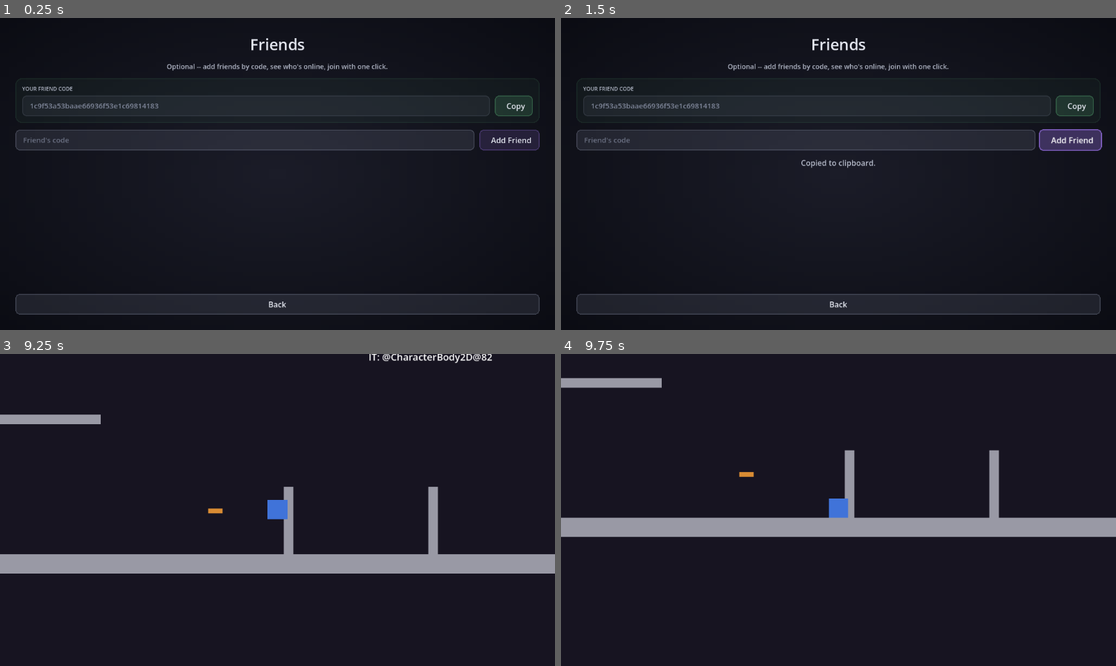
Above: before the commit, frames 1-4 (two rows, left to right).
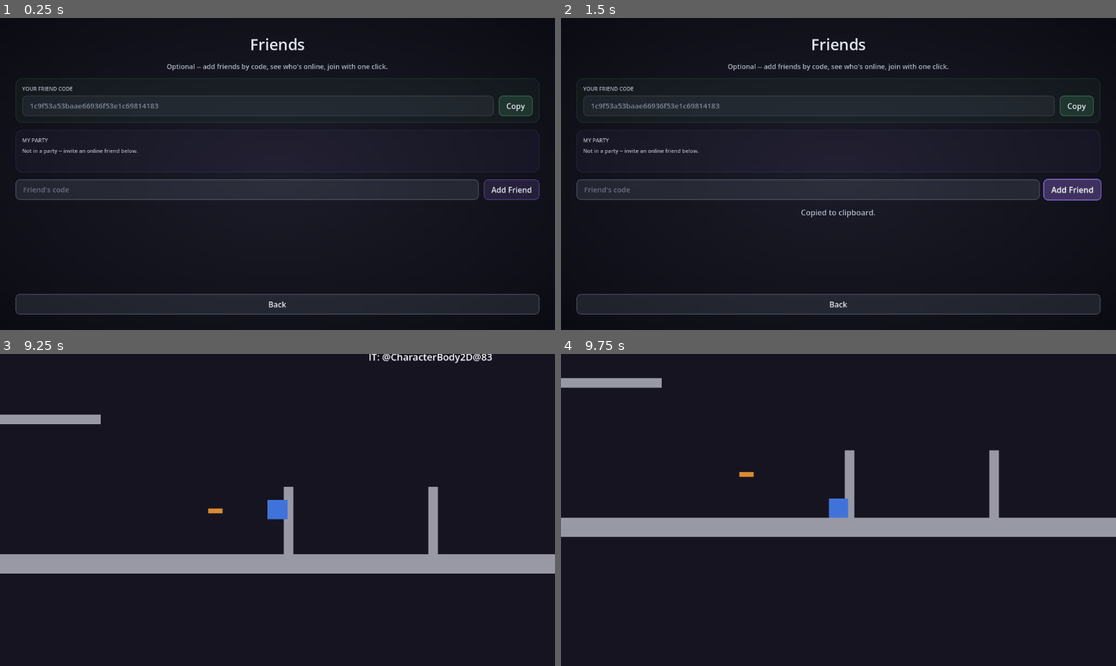
Above: after the commit, the same moments.

Repository: SumDumIdiut/tag
Game: Godot game, scene res://main/friends_menu.tscn
Same seed, same stepped clock (60 frames per second), same inputs: the game is played once before the commit and once after it. This scene is started directly instead of the project's main scene.
Inputs (mouse positions are in pixels of both pictures, inside the frame that each line leads up to):
- Up to frame 1 (0.25 s): no input
- Up to frame 2 (1.5 s): click "Copy" at 0.5 s; click "Add Friend" at 1.25 s
- Up to frame 3 (9.25 s): click "Back" at 2 s; click "LOCAL" at 2.75 s; click "Play Tag" at 3.5 s; tap Enter at 4.25 s; move the mouse to (399, 494) at 4.27 s; hold D (move_right) 4.28-5 s; hold Space (jump) 4.28-5 s; tap J (dash) at 4.35 s; click (399, 494) at 4.42 s; drag from (166, 525) to (249, 572) at 5.02 s; move the mouse to (333, 441) at 5.77 s; hold A (move_left) 5.78-6.5 s; hold K (climb) 5.78-6.5 s; click (333, 441) at 5.92 s; tap Space (jump) at 6.05, 7.25 s; drag from (249, 572) to (111, 463) at 6.52 s; move the mouse to (444, 556) at 7.27 s; hold D (move_right) 7.28-8 s; hold Space (jump) 7.28-8 s; tap Delete at 7.35 s; click (444, 556) at 7.42 s; drag from (111, 463) to (194, 432) at 8.02 s; move the mouse to (305, 510) at 8.77 s; hold D (move_right) from 8.78 s (still down); hold Space (jump) from 8.78 s (still down); click (305, 510) at 8.92 s
- Up to frame 4 (9.75 s): release D (move_right) at 9.5 s; release Space (jump) at 9.5 s; drag from (755, 432) to (727, 525) at 9.52 s

The runs differ from the first frame. In frame 1, 2.6% of the frame differs, in the area x 2-98%, y 24-59%; in frame 2, 3.5%, in the area x 2-98%, y 24-64%; in frame 3, less than 0.1%; in frame 4, nothing differs.

Commit message:
PartyManager autoload + party UI: invite, accept/decline, leave, kick
New always-on client-side counterpart to the relay's party backend from
the previous commit -- mirrors RelayClient's own low-level WebSocketPeer
+ manual poll()/reconnect-timer pattern, connected once at boot so an
invite can be handled from anywhere in the online menus, not just while
sitting on the Friends screen (the incoming-invite popup is built and
owned by the autoload itself for exactly that reason).

Friends screen gets a "My Party" panel (members, Leader/You tags, Kick
for the leader, Leave Party for anyone) and an Invite button per online
friend not already in your party. Text only, no icons -- also dropped
the two pre-existing icon calls on this same screen's Copy/Add Friend
buttons for consistency, since this feature is meant to be icon-free
throughout.

Verified against a local relay instance: a synthetic "friend" played by
a raw WebSocketPeer in the test script proves the real PartyManager
autoload correctly invites, receives the accept broadcast (current_party
lands with the right 2 members), and receives kick delivery -- plus a
real screenshot of the rendered party panel.

Diff:
--- a/game/main/friends_menu.gd
+++ b/game/main/friends_menu.gd
@@ -18,11 +18,16 @@
 var _list_box: VBoxContainer
 var _refresh_timer: Timer
 var _cancelled := false
+var _party_box: VBoxContainer
+var _party_status_label: Label
+var _last_friends: Array = []
 
 func _ready() -> void:
 	UIStyle.add_background(self, "friends_menu")
 	NetworkManager.connected_to_server.connect(_on_connected)
 	NetworkManager.connection_failed.connect(_on_connection_failed)
+	PartyManager.party_updated.connect(_on_party_updated)
+	PartyManager.party_error.connect(_on_party_error)
 
 	var vbox := VBoxContainer.new()
 	vbox.set_anchors_and_offsets_preset(Control.PRESET_FULL_RECT, Control.PRESET_MODE_MINSIZE, 32)
@@ -49,14 +54,30 @@
 	UIStyle.style_line_edit(code_edit)
 	code_row.add_child(code_edit)
 	var copy_btn := Button.new()
-	copy_btn.text = "  Copy"
+	copy_btn.text = "Copy"
 	UIStyle.style_button(copy_btn, ACCENT, 8)
-	UIStyle.prefix_icon(copy_btn, "copy", ACCENT)
 	copy_btn.pressed.connect(func():
 		DisplayServer.clipboard_set(PlayerIdentity.client_id)
 		_status_label.text = "Copied to clipboard."
 	)
 	code_row.add_child(copy_btn)
+
+	var party_panel := PanelContainer.new()
+	party_panel.add_theme_stylebox_override("panel", UIStyle.panel_box(UIStyle.COLOR_ACCENT))
+	vbox.add_child(party_panel)
+	var party_outer := VBoxContainer.new()
+	party_outer.add_theme_constant_override("separation", 6)
+	party_panel.add_child(party_outer)
+	party_outer.add_child(_dim_label("MY PARTY"))
+	_party_box = VBoxContainer.new()
+	_party_box.add_theme_constant_override("separation", 4)
+	party_outer.add_child(_party_box)
+	_party_status_label = Label.new()
+	_party_status_label.horizontal_alignment = HORIZONTAL_ALIGNMENT_CENTER
+	_party_status_label.add_theme_font_size_override("font_size", 12)
+	_party_status_label.add_theme_color_override("font_color", Color(0.85, 0.4, 0.4))
+	party_outer.add_child(_party_status_label)
+	_render_party()
 
 	var add_row := HBoxContainer.new()
 	add_row.add_theme_constant_override("separation", 10)
@@ -67,9 +88,8 @@
 	UIStyle.style_line_edit(_add_edit)
 	add_row.add_child(_add_edit)
 	var add_btn := Button.new()
-	add_btn.text = "  Add Friend"
+	add_btn.text = "Add Friend"
 	UIStyle.style_button(add_btn, UIStyle.COLOR_ACCENT, 8)
-	UIStyle.prefix_icon(add_btn, "heart", UIStyle.COLOR_ACCENT)
 	add_btn.pressed.connect(_on_add_pressed)
 	add_row.add_child(add_btn)
 
@@ -107,6 +127,64 @@
 	l.add_theme_font_size_override("font_size", 11)
 	l.add_theme_color_override("font_color", Color(0.7, 0.72, 0.78))
 	return l
+
+func _on_party_updated(_party: Dictionary) -> void:
+	_render_party()
+	_render_friends(_last_friends) # re-render so Invite buttons reflect current membership
+
+func _on_party_error(reason: String) -> void:
+	var messages := {
+		"not_friend": "You can only invite a friend.",
+		"offline": "That friend isn't online right now.",
+		"party_full": "Your party is full (16 max).",
+	}
+	_party_status_label.text = messages.get(reason, "Couldn't do that.")
+
+func _render_party() -> void:
+	for child in _party_box.get_children():
+		_party_box.remove_child(child)
+		child.queue_free()
+
+	if PartyManager.current_party.is_empty():
+		var empty := _dim_label("Not in a party -- invite an online friend below.")
+		_party_box.add_child(empty)
+		return
+
+	var members: Array = PartyManager.current_party.get("members", [])
+	var leader_id: String = PartyManager.current_party.get("leaderId", "")
+	for member in members:
+		_party_box.add_child(_build_party_member_row(member, leader_id))
+
+	var leave_btn := Button.new()
+	leave_btn.text = "Leave Party"
+	UIStyle.style_button(leave_btn, UIStyle.COLOR_NEUTRAL, 8)
+	leave_btn.pressed.connect(func(): PartyManager.leave_party())
+	_party_box.add_child(leave_btn)
+
+func _build_party_member_row(member: Dictionary, leader_id: String) -> Control:
+	var row := HBoxContainer.new()
+	row.add_theme_constant_override("separation", 8)
+
+	var member_id: String = member.get("clientId", "")
+	var is_me: bool = member_id == PlayerIdentity.client_id
+	var suffix := ""
+	if member_id == leader_id:
+		suffix += "  (Leader)"
+	if is_me:
+		suffix += "  (You)"
+	var name_label := Label.new()
+	name_label.text = "%s%s" % [member.get("username", "Player"), suffix]
+	name_label.size_flags_horizontal = Control.SIZE_EXPAND_FILL
+	row.add_child(name_label)
+
+	if PartyManager.is_leader() and not is_me:
+		var kick_btn := Button.new()
+		kick_btn.text = "Kick"
+		UIStyle.style_button(kick_btn, UIStyle.COLOR_RANKED, 8)
+		kick_btn.pressed.connect(func(): PartyManager.kick(member_id))
+		row.add_child(kick_btn)
+
+	return row
 
 func _on_add_pressed() -> void:
 	var code := _add_edit.text.strip_edges()
@@ -146,6 +224,7 @@
 		var parsed = JSON.parse_string(body.get_string_from_utf8())
 		if typeof(parsed) != TYPE_ARRAY:
 			return
+		_last_friends = parsed
 		_render_friends(parsed)
 	)
 	req.request("%s/%s" % [FRIENDS_API_BASE, PlayerIdentity.client_id])
@@ -197,7 +276,26 @@
 		join_btn.pressed.connect(_on_join_pressed.bind(entry.get("serverId", "")))
 		row.add_child(join_btn)
 
+		var friend_id: String = str(entry.get("clientId", ""))
+		if not _is_in_my_party(friend_id) and PartyManager.party_size() < 16:
+			var invite_btn := Button.new()
+			invite_btn.text = "Invite"
+			UIStyle.style_button(invite_btn, UIStyle.COLOR_ACCENT, 8)
+			invite_btn.pressed.connect(func():
+				PartyManager.invite(friend_id)
+				_party_status_label.text = ""
+			)
+			row.add_child(invite_btn)
+
 	return panel
+
+func _is_in_my_party(client_id: String) -> bool:
+	if PartyManager.current_party.is_empty():
+		return false
+	for member in PartyManager.current_party.get("members", []):
+		if member.get("clientId", "") == client_id:
+			return true
+	return false
 
 func _on_join_pressed(server_id: String) -> void:
 	if server_id.is_empty():
--- /dev/null
+++ b/game/net/party_manager.gd
@@ -0,0 +1,210 @@
+extends Node
+
+# Owns the one persistent connection a player's own client keeps to the
+# relay for live party state -- distinct from NetworkManager, which only
+# ever talks to whichever process is acting as a game server. Connects once
+# at boot and stays connected for as long as the game runs, independent of
+# whether you're in a match, a lobby, or just sitting in the menus (a party
+# invite can arrive from anywhere). Mirrors RelayClient's own low-level
+# WebSocketPeer + manual poll()/reconnect-timer pattern -- see that file for
+# why (this project's established way of talking to the relay over a raw
+# socket, not a helper class already built to share).
+
+signal party_updated(party: Dictionary)
+signal invite_received(party_id: String, from_client_id: String, from_username: String)
+signal invite_declined(target_username: String)
+signal kicked
+signal connect_now(server_address: String, mode: String, playlist: String)
+signal party_error(reason: String)
+
+const UIStyle := preload("res://ui/ui_style.gd")
+const PARTY_RELAY_URL_BASE := "wss://codecade.co.za/tag/relay/party/"
+const RECONNECT_DELAY_SEC := 5.0
+
+## {} means no real party (just yourself) -- party_size() below treats that
+## as size 1 rather than 0, so "is my party bigger than N" checks read
+## naturally without every caller special-casing the empty case.
+var current_party: Dictionary = {}
+
+var _socket: WebSocketPeer = null
+var _identified := false
+var _reconnect_timer: Timer
+
+# Invite popups are owned here rather than by whatever screen happens to be
+# open -- an invite can land while you're anywhere in the online menus, not
+# just on the Friends screen, and this autoload is the one thing guaranteed
+# to be alive regardless of scene. Queued one at a time rather than stacked,
+# since two overlapping popups fighting for the same screen space would be
+# more confusing than useful.
+var _pending_invites: Array[Dictionary] = []
+var _invite_popup: CanvasLayer = null
+
+func _ready() -> void:
+	_reconnect_timer = Timer.new()
+	_reconnect_timer.wait_time = RECONNECT_DELAY_SEC
+	_reconnect_timer.one_shot = true
+	_reconnect_timer.timeout.connect(_connect)
+	add_child(_reconnect_timer)
+	invite_received.connect(_on_invite_received)
+	_connect()
+
+func party_size() -> int:
+	if current_party.is_empty():
+		return 1
+	return current_party.get("members", []).size()
+
+func is_leader() -> bool:
+	return not current_party.is_empty() and current_party.get("leaderId", "") == PlayerIdentity.client_id
+
+func invite(target_client_id: String) -> void:
+	_send({"type": "party_invite", "targetClientId": target_client_id})
+
+func accept_invite(party_id: String) -> void:
+	_send({"type": "party_invite_accept", "partyId": party_id})
+
+func decline_invite(party_id: String) -> void:
+	_send({"type": "party_invite_decline", "partyId": party_id})
+
+func leave_party() -> void:
+	_send({"type": "party_leave"})
+
+func kick(target_client_id: String) -> void:
+	_send({"type": "party_kick", "targetClientId": target_client_id})
+
+## Called by whoever just resolved/hosted the actual game server exactly like
+## a solo player would (see ranked_queue.gd/casual_queue.gd/the private-match
+## flow) -- tells every other party member's client to connect+join the same
+## place. Only meaningful for the leader; the relay silently ignores it
+## otherwise.
+func queue_party(server_address: String, mode: String, playlist: String) -> void:
+	_send({"type": "party_queue_start", "serverAddress": server_address, "mode": mode, "playlist": playlist})
+
+func _connect() -> void:
+	if PlayerIdentity.client_id.is_empty():
+		_reconnect_timer.start()
+		return
+	_socket = WebSocketPeer.new()
+	var err := _socket.connect_to_url(PARTY_RELAY_URL_BASE + PlayerIdentity.client_id)
+	if err != OK:
+		push_warning("PartyManager: failed to start connecting to relay (%s) -- retrying in %ds" % [err, RECONNECT_DELAY_SEC])
+		_socket = null
+		_reconnect_timer.start()
+		return
+	_identified = false
+
+func _process(_delta: float) -> void:
+	if _socket == null:
+		return
+	_socket.poll()
+	var state := _socket.get_ready_state()
+	if state == WebSocketPeer.STATE_OPEN:
+		if not _identified:
+			_identified = true
+			_send({"type": "player_identify", "clientId": PlayerIdentity.client_id, "username": GameSettings.saved_username})
+		while _socket.get_available_packet_count() > 0:
+			_handle_message(_socket.get_packet())
+	elif state == WebSocketPeer.STATE_CLOSED:
+		_socket = null
+		_identified = false
+		# The relay is the only place party membership actually lives --
+		# losing the connection means this client can no longer trust
+		# whatever it last knew, so treat it the same as being kicked rather
+		# than silently keeping a stale party displayed until reconnect.
+		if not current_party.is_empty():
+			current_party = {}
+			party_updated.emit(current_party)
+		_reconnect_timer.start()
+
+func _handle_message(raw: PackedByteArray) -> void:
+	var parsed = JSON.parse_string(raw.get_string_from_utf8())
+	if typeof(parsed) != TYPE_DICTIONARY:
+		return
+	var msg: Dictionary = parsed
+	match msg.get("type", ""):
+		"party_updated":
+			var party_data = msg.get("party")
+			current_party = party_data if typeof(party_data) == TYPE_DICTIONARY else {}
+			party_updated.emit(current_party)
+		"party_invite_received":
+			invite_received.emit(str(msg.get("partyId", "")), str(msg.get("fromClientId", "")), str(msg.get("fromUsername", "")))
+		"party_invite_declined":
+			invite_declined.emit(str(msg.get("targetUsername", "")))
+		"party_kicked":
+			current_party = {}
+			kicked.emit()
+		"party_connect_now":
+			connect_now.emit(str(msg.get("serverAddress", "")), str(msg.get("mode", "")), str(msg.get("playlist", "")))
+		"party_error":
+			party_error.emit(str(msg.get("reason", "")))
+
+func _send(data: Dictionary) -> void:
+	if _socket != null and _socket.get_ready_state() == WebSocketPeer.STATE_OPEN:
+		_socket.send_text(JSON.stringify(data))
+
+func _on_invite_received(party_id: String, from_client_id: String, from_username: String) -> void:
+	_pending_invites.append({"party_id": party_id, "from_client_id": from_client_id, "from_username": from_username})
+	_show_next_invite()
+
+func _show_next_invite() -> void:
+	if _invite_popup != null or _pending_invites.is_empty():
+		return
+	var invite: Dictionary = _pending_invites.pop_front()
+
+	var layer := CanvasLayer.new()
+	layer.layer = 100
+	get_tree().root.add_child(layer)
+
+	var dim := ColorRect.new()
+	dim.color = Color(0, 0, 0, 0.55)
+	dim.set_anchors_and_offsets_preset(Control.PRESET_FULL_RECT)
+	dim.mouse_filter = Control.MOUSE_FILTER_STOP
+	layer.add_child(dim)
+
+	var center := CenterContainer.new()
+	center.set_anchors_and_offsets_preset(Control.PRESET_FULL_RECT)
+	layer.add_child(center)
+
+	var panel := PanelContainer.new()
+	panel.custom_minimum_size = Vector2(320, 0)
+	panel.add_theme_stylebox_override("panel", UIStyle.panel_box(UIStyle.COLOR_ACCENT))
+	center.add_child(panel)
+
+	var box := VBoxContainer.new()
+	box.add_theme_constant_override("separation", 14)
+	panel.add_child(box)
+
+	var label := Label.new()
+	label.text = "%s invited you to their party" % invite.from_username
+	label.horizontal_alignment = HORIZONTAL_ALIGNMENT_CENTER
+	label.autowrap_mode = TextServer.AUTOWRAP_WORD
+	box.add_child(label)
+
+	var button_row := HBoxContainer.new()
+	button_row.alignment = BoxContainer.ALIGNMENT_CENTER
+	button_row.add_theme_constant_override("separation", 12)
+	box.add_child(button_row)
+
+	var decline_btn := Button.new()
+	decline_btn.text = "Decline"
+	UIStyle.style_button(decline_btn, UIStyle.COLOR_NEUTRAL, 8)
+	decline_btn.pressed.connect(func():
+		decline_invite(invite.party_id)
+		_close_invite_popup(layer)
+	)
+	button_row.add_child(decline_btn)
+
+	var accept_btn := Button.new()
+	accept_btn.text = "Accept"
+	UIStyle.style_button(accept_btn, UIStyle.COLOR_ONLINE, 8)
+	accept_btn.pressed.connect(func():
+		accept_invite(invite.party_id)
+		_close_invite_popup(layer)
+	)
+	button_row.add_child(accept_btn)
+
+	_invite_popup = layer
+
+func _close_invite_popup(layer: CanvasLayer) -> void:
+	layer.queue_free()
+	_invite_popup = null
+	_show_next_invite()
--- a/game/project.godot
+++ b/game/project.godot
@@ -15,6 +15,7 @@
 GameSettings="*res://main/game_settings.gd"
 NetworkManager="*res://net/network_manager.gd"
 PlayerIdentity="*res://net/player_identity.gd"
+PartyManager="*res://net/party_manager.gd"
 
 [input]
 
Not shown, added: game/net/party_manager.gd.uid
